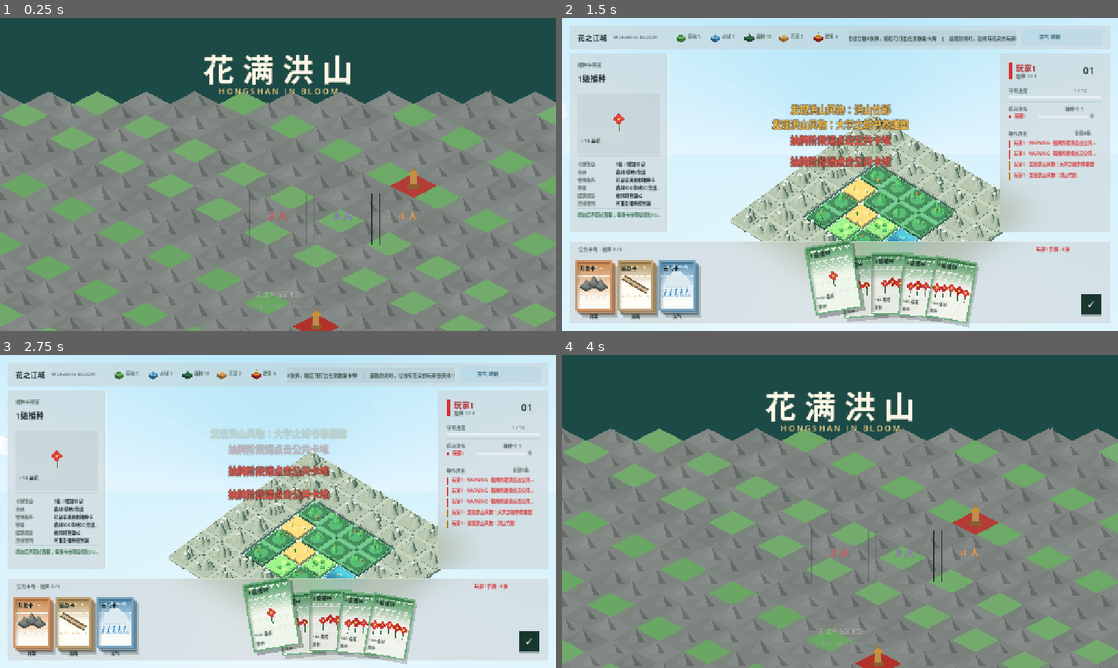
Above: before the commit, frames 1-4 (two rows, left to right).
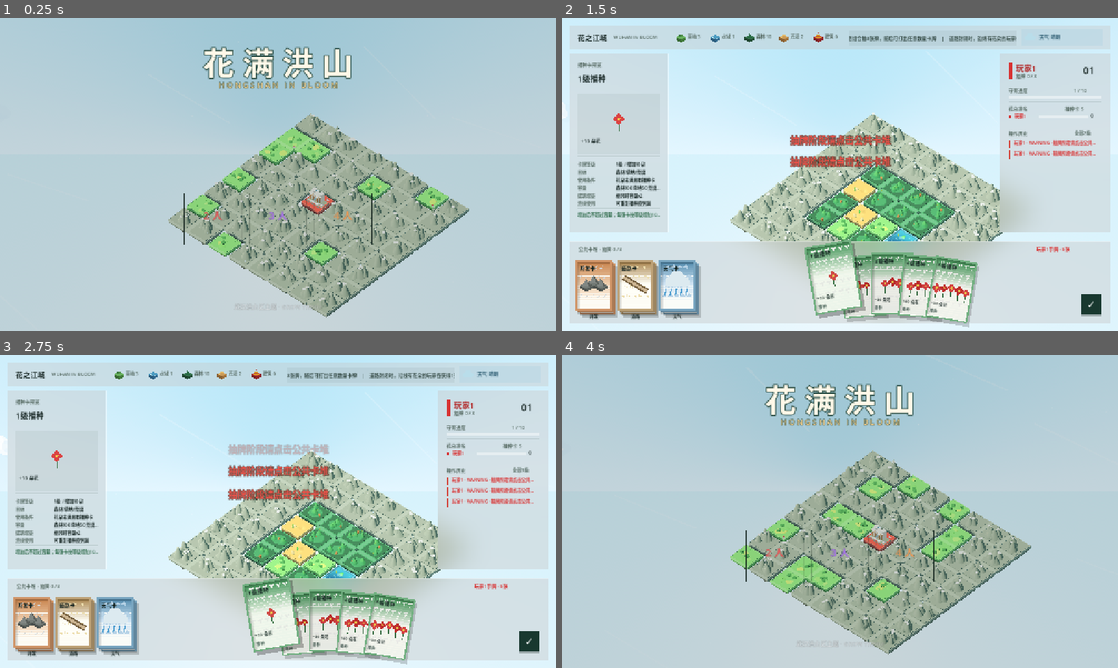
Above: after the commit, the same moments.

Repository: KurtZhang01/growcassonne
Game: Godot game, scene res://scenes/main.tscn
Same seed, same stepped clock (60 frames per second), same inputs: the game is played once before the commit and once after it.
Inputs (mouse positions are in pixels of both pictures, inside the frame that each line leads up to):
- Up to frame 1 (0.25 s): no input
- Up to frame 2 (1.5 s): tap Enter at 0.5 s; move the mouse to (962, 158) at 0.52 s; tap 1 at 0.6 s; click (962, 158) at 0.67 s; tap Space at 0.77 s; drag from (728, 190) to (812, 237) at 1.27 s
- Up to frame 3 (2.75 s): move the mouse to (333, 442) at 2.02 s; tap 3 at 2.1 s; click (333, 442) at 2.17 s
- Up to frame 4 (4 s): drag from (812, 574) to (673, 464) at 2.77 s; move the mouse to (1006, 558) at 3.52 s; tap R at 3.6 s; click (1006, 558) at 3.67 s; tap Space at 3.77 s

The runs differ from the first frame. In frame 1, 98% of the frame differs, in the area x 0-100%, y 0-100%; in frame 2, 4.0%; in frame 3, 3.3%; in frame 4, 98%.

Commit message:
Title screen: use actual 3D tile models, water tiles spell GGJ2026, mountain/grass background, building models

Diff:
--- a/scripts/main3d.gd
+++ b/scripts/main3d.gd
@@ -164,6 +164,7 @@
 
 func _ready():
 	_setup_scene()
+	_setup_title_world()
 	state = S.TITLE
 
 # ================================================================
@@ -308,6 +309,42 @@
 	env.tonemap_mode = Environment.TONE_MAPPER_FILMIC
 	var world_env = WorldEnvironment.new(); world_env.environment = env
 	card_preview_viewport.add_child(world_env)
+
+func _setup_title_world():
+	# 创建标题场景的3D地块世界
+	_init_grid()
+	# GGJ2026 文字用水域拼，其余用山体/草地填充
+	var text_cells = _ggj2026_cells()
+	var building_cells = _title_building_cells()
+	var title_w = 18; var title_h = 14
+	var ox = -(title_w / 2); var oy = -(title_h / 2)
+	for lx in title_w:
+		for ly in title_h:
+			var gx = GRID_SIZE / 2 + ox + lx
+			var gy = GRID_SIZE / 2 + oy + ly
+			if gx < 0 or gx >= GRID_SIZE or gy < 0 or gy >= GRID_SIZE: continue
+			var pos = Vector2i(gx, gy)
+			if building_cells.has(Vector2i(lx, ly)):
+				_force_tile(pos, T_BUILDING, false, 0)
+			elif text_cells.has(Vector2i(lx, ly)):
+				_force_tile(pos, T_WATER, false, 0)
+			elif randf() < 0.2:
+				_force_tile(pos, T_GRASS, false, 0)
+			else:
+				_force_tile(pos, T_MOUNTAIN, false, 0)
+	# 建筑地块渲染建筑模型
+	for cell in building_cells:
+		var gx = GRID_SIZE / 2 + ox + cell.x
+		var gy = GRID_SIZE / 2 + oy + cell.y
+		var pos = Vector2i(gx, gy)
+		if _in_bounds(pos) and grid[pos.x][pos.y] == T_BUILDING:
+			var root = tile_nodes[pos.x][pos.y]
+			if root: _tile_pavilion_surface(root, 0)
+	# 调整相机看向棋盘中心
+	var center_world = _world(Vector2i(GRID_SIZE / 2, GRID_SIZE / 2))
+	camera.position = center_world + Vector3(8, 14, 10)
+	camera.rotation_degrees = Vector3(-42, 42, 0)
+	camera.size = 16
 
 func _setup_sky_world():
 	sky_root = Node3D.new(); sky_root.name = "LivingSky"; add_child(sky_root)
@@ -4254,20 +4291,19 @@
 					ui_ctrl.draw_circle(p + Vector2(4, 0.5), 2.5, pattern_color)
 
 func _draw_title(vp: Vector2, font: Font):
-	_draw_title_water_field(vp)
-	ui_ctrl.draw_rect(Rect2(0, 0, vp.x, vp.y), Color(0.05, 0.10, 0.09, 0.12), true)
-
-	# 标题（上部）
-	_draw_centered_outlined_text("花 满 洪 山", Vector2(vp.x * 0.5, vp.y * 0.15), font, 72, Color("#fff8e8"), Color("#254940"), 8)
-	_draw_centered_outlined_text("H O N G S H A N   I N   B L O O M", Vector2(vp.x * 0.5, vp.y * 0.15 + 57), font, 18, Color("#f3cf8d"), Color("#254940"), 4)
+	# 3D地块世界已由 _setup_title_world() 创建，这里只画UI叠加层
+	ui_ctrl.draw_rect(Rect2(0, 0, vp.x, vp.y), Color(0.02, 0.06, 0.05, 0.15), true)
+
+	# 标题（上部居中）
+	_draw_centered_outlined_text("花 满 洪 山", Vector2(vp.x * 0.5, vp.y * 0.13), font, 72, Color("#fff8e8"), Color("#254940"), 8)
+	_draw_centered_outlined_text("H O N G S H A N   I N   B L O O M", Vector2(vp.x * 0.5, vp.y * 0.13 + 57), font, 18, Color("#f3cf8d"), Color("#254940"), 4)
 
 	# 玩家选择（中下部）
 	for index in 3:
-		_draw_title_player_button(index, _title_player_button_rect(index + 1, vp), font)
+		_draw_title_player_button(index, _title_player_button_rect(index, vp), font)
 
 	# 底部说明
-	_draw_centered_outlined_text("武汉洪山区主题", Vector2(vp.x * 0.5, vp.y * 0.88), font, 15, Color(1, 1, 1, 0.45), Color(0, 0, 0, 0.3), 3)
-	_draw_centered_outlined_text("GGJ 2026 · GROW Theme", Vector2(vp.x * 0.5, vp.y * 0.92), font, 13, Color(1, 1, 1, 0.3), Color(0, 0, 0, 0.2), 2)
+	_draw_centered_outlined_text("武汉洪山区主题 · GROW Theme", Vector2(vp.x * 0.5, vp.y * 0.92), font, 14, Color(1, 1, 1, 0.40), Color(0, 0, 0, 0.25), 3)
 
 func _draw_centered_outlined_text(value: String, center: Vector2, font: Font, size: int, color: Color, outline: Color, outline_size: int):
 	var text_size = font.get_string_size(value, HORIZONTAL_ALIGNMENT_LEFT, -1, size)
